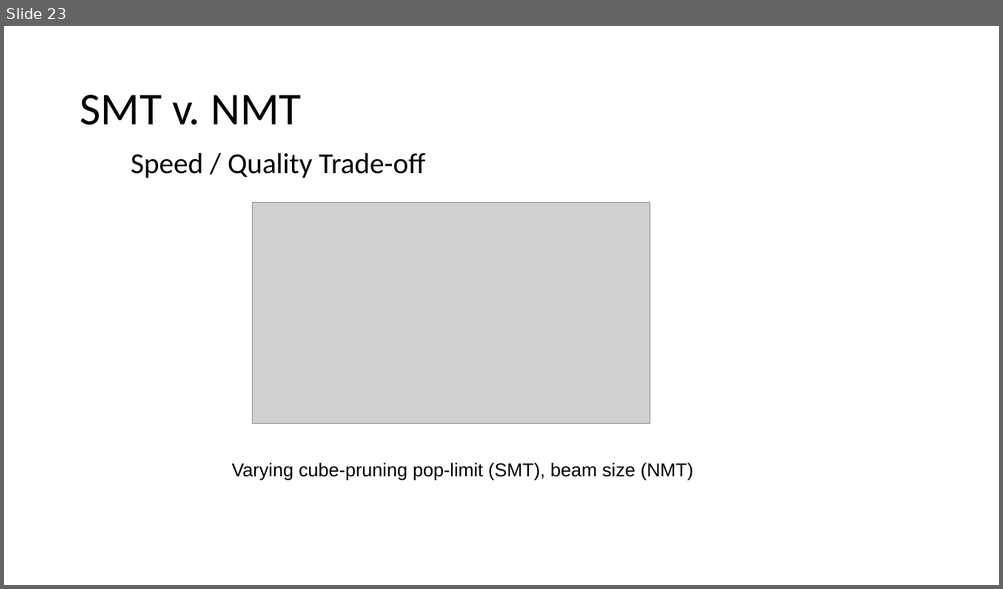
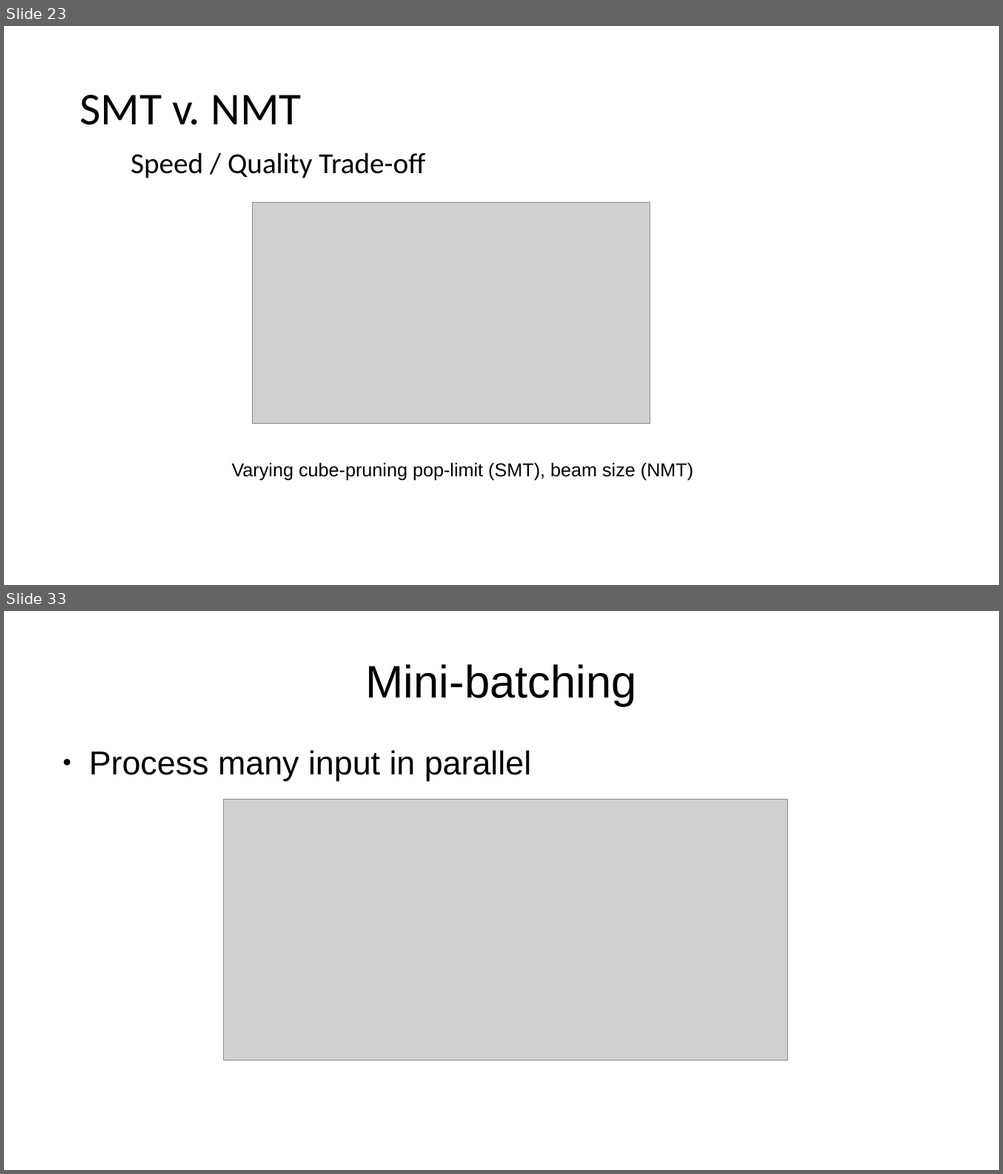
Before and after one commit to hieuhoang/papers, a slide deck: ms.2019/smt.pptx. Shown one above the other, each under a label of ours: slide 23 before the commit, slides 23 and 33 after it; the slides between them are not shown. The pictures are 1003x589 and 1003x1174 pixels, drawn with LibreOffice and Linux fonts; fonts in the diff are those of the drawing; grey boxes stand for pictures; background and template pictures are left out. Boxes give left, top, right and bottom in pixels: in the first picture for what was removed or moved away, otherwise in the second. Text is boxed around its words. In the diff, an @@ line names an element or a change of style, - is before the commit and + after.

```diff
--- a/ms.2019/smt.pptx
+++ b/ms.2019/smt.pptx
@@ slide 33 added at (4,611,999,1170), background #FFFFFF @@
@@ text added at (366,664,637,706), 44 pt, text #000000 @@
+Mini-batching
@@ text added at (89,750,531,781), 32 pt, text #000000 @@
+● Process many input in parallel
@@ picture added at (223,799,788,1061) @@
```
Also in this commit, not shown: 2 slides changed, 23 other slides added, 2 other files.
